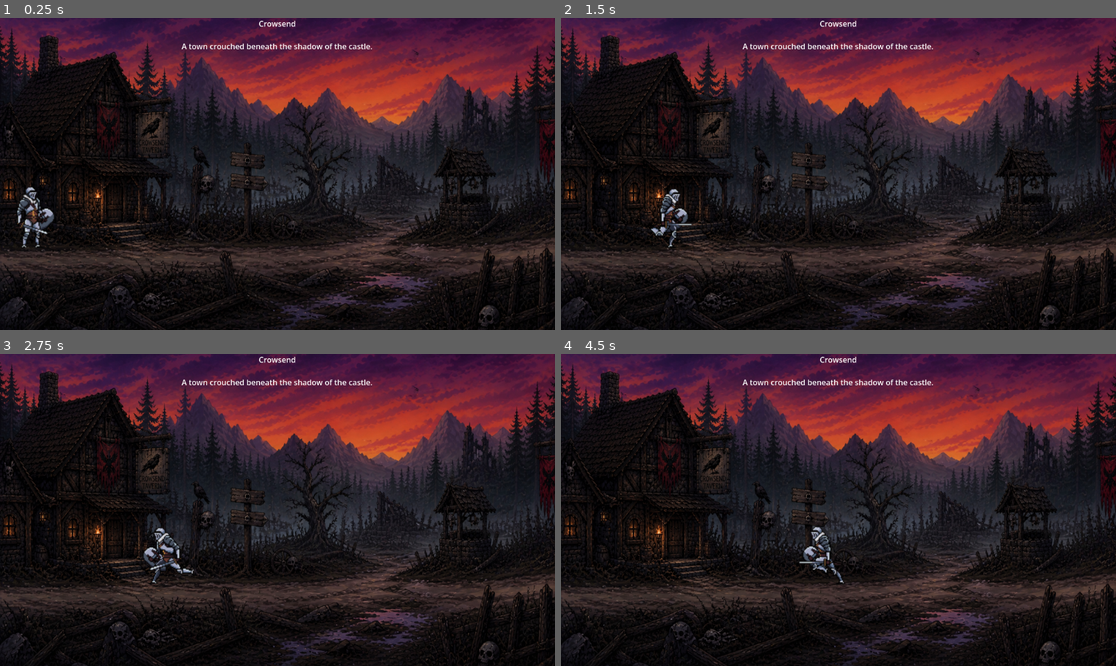
Above: before the commit, frames 1-4 (two rows, left to right).
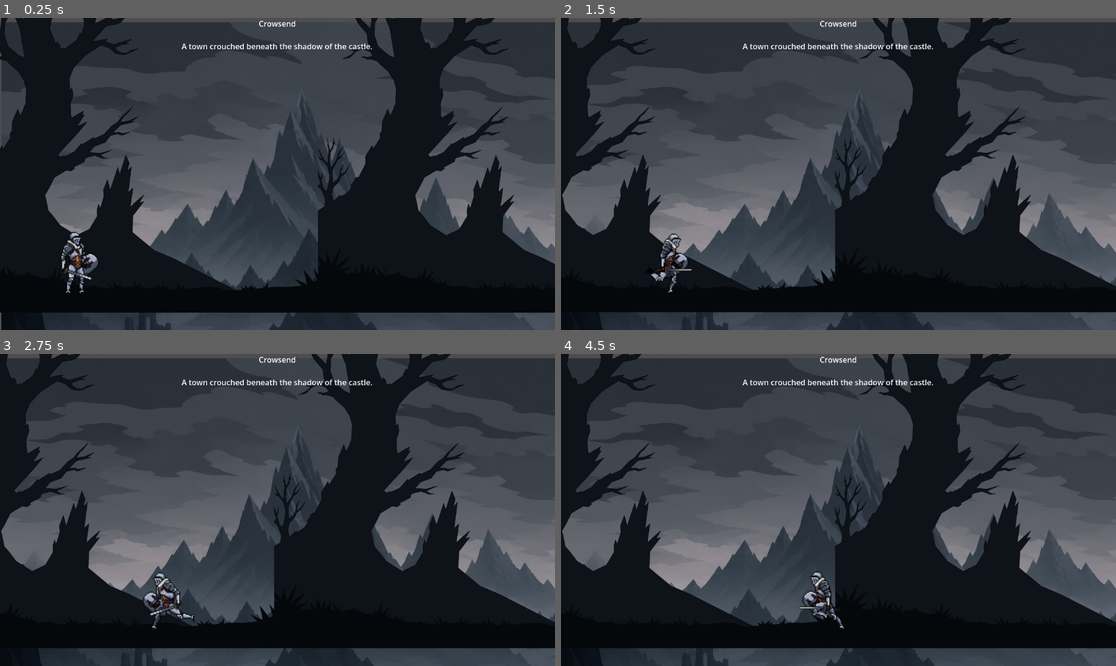
Above: after the commit, the same moments.

Repository: Bbran4/TheThroneThatBreathes
Game: Godot game, scene res://scenes/RunManager.tscn
Same seed, same stepped clock (60 frames per second), same inputs: the game is played once before the commit and once after it.
Inputs (mouse positions are in pixels of both pictures, inside the frame that each line leads up to):
- Up to frame 1 (0.25 s): no input
- Up to frame 2 (1.5 s): tap Enter (debug_end_turn) at 0.5 s; move the mouse to (960, 158) at 0.52 s; hold D (right) from 0.53 s (still down); tap E (interact) at 0.6, 1.35 s; move the mouse to (727, 189) at 1.27 s
- Up to frame 3 (2.75 s): move the mouse to (333, 441) at 2.02 s; release D (right) at 2.03 s; hold A (left) from 2.03 s (still down); tap E (interact) at 2.1 s
- Up to frame 4 (4.5 s): move the mouse to (810, 572) at 2.77 s; release A (left) at 2.78 s; hold D (right) 2.78-4.28 s; tap E (interact) at 2.85, 3.6, 4.35 s; move the mouse to (1005, 556) at 3.52 s; move the mouse to (672, 463) at 4.27 s; hold A (left) from 4.28 s (still down)

The runs differ from the first frame. In frame 1, 70% of the frame differs, in the area x 0-100%, y 0-100%; in frame 2, 75%; in frame 3, 75%; in frame 4, 75%.

Commit message:
Background test

Diff:
--- a/scenes/world/SideViewLocations/CrowsendLocation.tscn
+++ b/scenes/world/SideViewLocations/CrowsendLocation.tscn
@@ -2,10 +2,11 @@
 
 [ext_resource type="Script" uid="uid://8ab5k7ddcvn0" path="res://scripts/world/SideViewLocation.gd" id="1_m41kj"]
 [ext_resource type="PackedScene" uid="uid://c354sbdwds3m7" path="res://scenes/world/InteractionResultView.tscn" id="2_l1t27"]
-[ext_resource type="Texture2D" uid="uid://beapme0ogdqxn" path="res://assets/backgrounds/ChatGPT Image May 1, 2026, 03_03_27 PM.png" id="4_82m4m"]
+[ext_resource type="Texture2D" uid="uid://bna211i1kah26" path="res://assets/backgrounds/ChatGPT Image May 1, 2026, 03_15_37 PM.png" id="3_l1t27"]
 [ext_resource type="Script" uid="uid://cnjuslky0wu3a" path="res://scripts/world/LocationPlayer.gd" id="4_cocas"]
-[ext_resource type="Texture2D" uid="uid://dcyvrntx4nl74" path="res://assets/backgrounds/ChatGPT Image May 1, 2026, 03_02_07 PM.png" id="4_l1t27"]
+[ext_resource type="Texture2D" uid="uid://b8k5gtn4q2qdd" path="res://assets/backgrounds/Crowsend/treee.png" id="4_l1t27"]
 [ext_resource type="Texture2D" uid="uid://chby2hohg0khx" path="res://assets/sprites/player/exiled_knight/Attack 1.png" id="5_6q0ol"]
+[ext_resource type="Texture2D" uid="uid://ds1hnuocvr7pa" path="res://assets/backgrounds/Crowsend/grass.png" id="5_82m4m"]
 [ext_resource type="Texture2D" uid="uid://jm3pkbexd4jy" path="res://assets/sprites/player/exiled_knight/Attack 2.png" id="6_kemvj"]
 [ext_resource type="Texture2D" uid="uid://4qh5b3hfuil3" path="res://assets/sprites/player/exiled_knight/Attack 3.png" id="7_c3wuu"]
 [ext_resource type="Texture2D" uid="uid://rpueogw6ai2o" path="res://assets/sprites/player/exiled_knight/Dead.png" id="8_bj34l"]
@@ -21,7 +22,7 @@
 [ext_resource type="Resource" uid="uid://crc3skfqii3sa" path="res://resources/outcomes/crowsend/02_leave_town.tres" id="17_m41kj"]
 
 [sub_resource type="RectangleShape2D" id="RectangleShape2D_3u1yb"]
-size = Vector2(2059.7554, 224)
+size = Vector2(7142.7344, 224)
 
 [sub_resource type="CapsuleShape2D" id="CapsuleShape2D_viajb"]
 radius = 9.5
@@ -443,50 +444,37 @@
 location_description = "A town crouched beneath the shadow of the castle."
 interaction_result_view_scene = ExtResource("2_l1t27")
 
-[node name="Background" type="TextureRect" parent="." unique_id=615622433]
-anchors_preset = 15
-anchor_right = 1.0
-anchor_bottom = 1.0
-offset_left = -6.0
-offset_top = -69.000015
-offset_right = 1696.0
-offset_bottom = 955.0
-grow_horizontal = 2
-grow_vertical = 2
-scale = Vector2(0.7599997, 0.7599997)
+[node name="Parallax2D" type="Parallax2D" parent="." unique_id=1600440852]
+scroll_scale = Vector2(0.085, 0.085)
+scroll_offset = Vector2(3716, -40)
+
+[node name="Sprite2D" type="Sprite2D" parent="Parallax2D" unique_id=655754278]
+position = Vector2(-2953, 553)
+texture = ExtResource("3_l1t27")
+
+[node name="Parallax2D2" type="Parallax2D" parent="." unique_id=896401405]
+scroll_offset = Vector2(4748, -40)
+repeat_size = Vector2(768, 0)
+repeat_times = 5
+
+[node name="Sprite2D" type="Sprite2D" parent="Parallax2D2" unique_id=448065394]
+position = Vector2(872.00006, 221.00003)
+scale = Vector2(0.5769236, 0.60000056)
 texture = ExtResource("4_l1t27")
 
-[node name="Background2" type="TextureRect" parent="." unique_id=1593886633]
-anchors_preset = 15
-anchor_right = 1.0
-anchor_bottom = 1.0
-offset_left = 1289.0001
-offset_top = -69.000015
-offset_right = 2983.0
-offset_bottom = 955.0
-grow_horizontal = 2
-grow_vertical = 2
-scale = Vector2(0.7599997, 0.7599997)
-texture = ExtResource("4_82m4m")
-
-[node name="Background3" type="TextureRect" parent="." unique_id=209078564]
-anchors_preset = 15
-anchor_right = 1.0
-anchor_bottom = 1.0
-offset_left = 2569.0002
-offset_top = -69.000015
-offset_right = 4263.0
-offset_bottom = 955.0
-grow_horizontal = 2
-grow_vertical = 2
-scale = Vector2(0.7599997, 0.7599997)
-texture = ExtResource("4_82m4m")
+[node name="Sprite2D2" type="Sprite2D" parent="Parallax2D2" unique_id=470872477]
+position = Vector2(872.00006, 250.00002)
+scale = Vector2(0.5769236, 0.60000056)
+texture = ExtResource("5_82m4m")
+
+[node name="SideViewCamera" type="Camera2D" parent="." unique_id=1795848752]
+position = Vector2(0, 325)
 
 [node name="Ground" type="StaticBody2D" parent="." unique_id=1289174704]
 position = Vector2(577, 393)
 
 [node name="CollisionShape2D" type="CollisionShape2D" parent="Ground" unique_id=414187247]
-position = Vector2(844.82996, 197)
+position = Vector2(5622.8296, 197)
 scale = Vector2(1.88, 1)
 shape = SubResource("RectangleShape2D_3u1yb")
 
--- a/scripts/world/SideViewLocation.gd
+++ b/scripts/world/SideViewLocation.gd
@@ -16,6 +16,19 @@
 @export_multiline var location_description: String = ""
 @export var map_flavour_text: String = ""
 
+# Camera bounds.
+# Set these per sideview scene in the Inspector.
+# Example for your current wide scenes:
+#   left  = 0
+#   right = 1155 or 1521, depending on the scene width
+@export var camera_limit_left: int = 0
+@export var camera_limit_right: int = 11520
+@export var camera_limit_top: int = -10000000
+@export var camera_limit_bottom: int = 10000000
+@export var camera_position_smoothing: bool = true
+@export var camera_smoothing_speed: float = 6.0
+@export var camera_offset: Vector2 = Vector2(0, -60)
+
 # Scene refs
 @export var interaction_result_view_scene: PackedScene
 
@@ -31,6 +44,8 @@
 var active_result_view: Control = null
 var pending_outcome: InteractableOutcome = null
 
+var sideview_camera: Camera2D = null
+
 
 func _ready() -> void:
 	prompt_label.visible = false
@@ -39,6 +54,8 @@
 
 	if player_spawn != null and player != null:
 		player.global_position = player_spawn.global_position
+
+	_setup_camera()
 
 	if location_title_label != null:
 		location_title_label.text = location_name
@@ -50,6 +67,34 @@
 func setup(new_run_state: RunState) -> void:
 	run_state = new_run_state
 	_register_interactables()
+
+
+func _setup_camera() -> void:
+	if player == null:
+		push_warning("SideViewLocation: cannot setup camera because Player is missing.")
+		return
+
+	sideview_camera = player.get_node_or_null("SideViewCamera") as Camera2D
+
+	if sideview_camera == null:
+		sideview_camera = Camera2D.new()
+		sideview_camera.name = "SideViewCamera"
+		player.add_child(sideview_camera)
+
+	sideview_camera.position = camera_offset
+	sideview_camera.enabled = true
+	sideview_camera.make_current()
+
+	sideview_camera.limit_left = camera_limit_left
+	sideview_camera.limit_right = camera_limit_right
+	sideview_camera.limit_top = camera_limit_top
+	sideview_camera.limit_bottom = camera_limit_bottom
+
+	sideview_camera.position_smoothing_enabled = camera_position_smoothing
+	sideview_camera.position_smoothing_speed = camera_smoothing_speed
+
+	# Keeps the camera from dragging outside the limits at the edges.
+	sideview_camera.limit_smoothed = true
 
 
 func _register_interactables() -> void:
@@ -103,7 +148,6 @@
 
 
 func _show_choice_panel(interactable: LocationInteractable) -> void:
-	# Show the result view with multiple choice buttons.
 	if interaction_result_view_scene == null:
 		push_error("SideViewLocation: missing interaction_result_view_scene.")
 		return
@@ -126,17 +170,14 @@
 func _trigger_outcome(interactable: LocationInteractable, outcome: InteractableOutcome) -> void:
 	pending_outcome = outcome
 
-	# Apply run state changes immediately (heal, card, stat modifiers).
 	if run_state != null:
 		outcome.apply_to_run_state(run_state)
 
-	# Mark the interactable used.
 	if interactable.becomes_used_after_interaction:
 		interactable.mark_used()
 		if run_state != null:
 			run_state.mark_interactable_used(interactable.interactable_id)
 
-	# If there's result text or a reward, show the result view first.
 	if outcome.result_text != "" or outcome.has_reward() or outcome.has_stat_changes():
 		_show_result_view(outcome)
 	else:
@@ -174,8 +215,6 @@
 		location_travel_requested.emit(outcome.next_location)
 		return
 
-	# No navigation — stay in this location.
-	# Update nearby prompt in case used state changed.
 	if nearby_interactable != null:
 		prompt_label.text = nearby_interactable.get_prompt()
 
Binary file added: assets/backgrounds/ChatGPT Image May 1, 2026, 03_15_37 PM.png
Not shown, added: assets/backgrounds/ChatGPT Image May 1, 2026, 03_15_37 PM.png.import
Binary file added: assets/backgrounds/ChatGPT Image May 1, 2026, 03_49_01 PM.png
Not shown, added: assets/backgrounds/ChatGPT Image May 1, 2026, 03_49_01 PM.png.import
Binary file added: assets/backgrounds/Crowsend/Mountains_01.png
Not shown, added: assets/backgrounds/Crowsend/Mountains_01.png.import
Binary file added: assets/backgrounds/Crowsend/grass.png
Not shown, added: assets/backgrounds/Crowsend/grass.png.import
Binary file added: assets/backgrounds/Crowsend/treee.png
Not shown, added: assets/backgrounds/Crowsend/treee.png.import
Not shown, added: assets/backgrounds/Crowsend/Mountains.af
Not shown, added: assets/backgrounds/Crowsend/Mountains.af~lock~
(and 2 more such lines)
